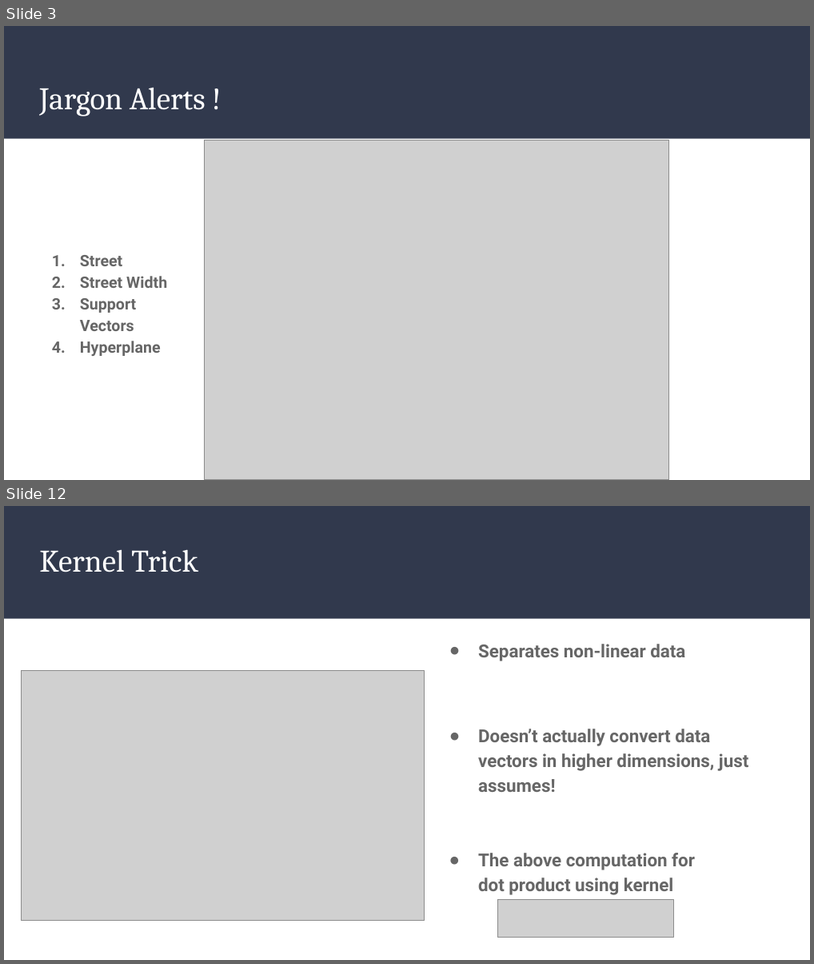
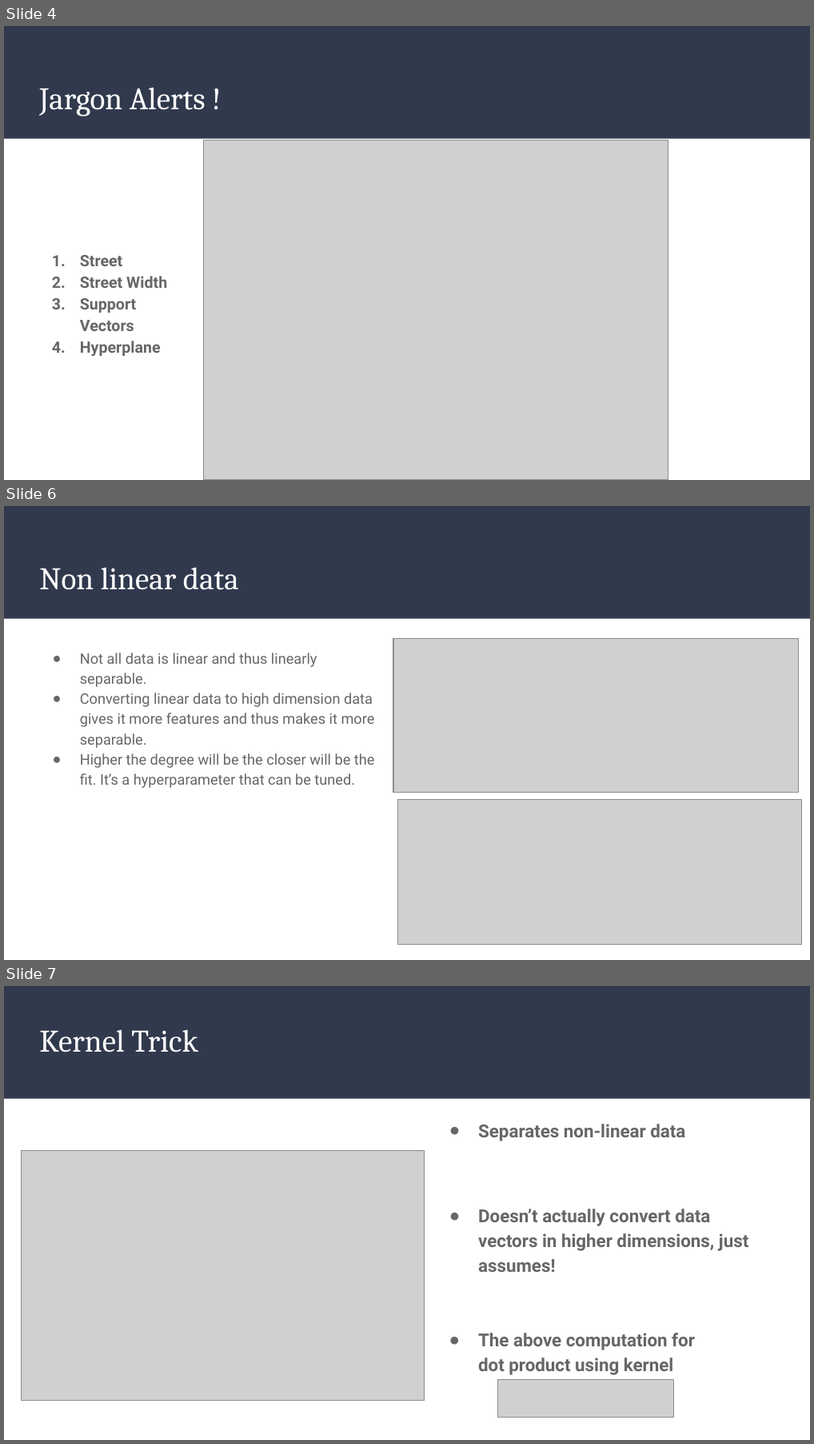
Before and after one commit to smlra-kjsce/ML-101-2021, a slide deck: SVM/Supporting the Support Vector Machines (SVMs).pptx. Shown one above the other, each under a label of ours: slides 3 and 12 before the commit, slides 4, 6 and 7 after it; the slides between them are not shown. The pictures are 814x964 and 814x1444 pixels, drawn with LibreOffice and Linux fonts; fonts in the diff are those of the drawing; grey boxes stand for pictures. Boxes give left, top, right and bottom in pixels: in the first picture for what was removed or moved away, otherwise in the second. Text is boxed around its words. In the diff, an @@ line names an element or a change of style, - is before the commit and + after.

```diff
--- a/SVM/Supporting the Support Vector Machines (SVMs).pptx
+++ b/SVM/Supporting the Support Vector Machines (SVMs).pptx
@@ slide 6 added at bbox=[4, 506, 810, 960], background #FFFFFF; not listed: 1 template element that a slide beside it also shows @@
@@ title added at bbox=[39, 567, 239, 590], 28 pt, text #FFFFFF @@
+Non linear data
@@ picture added at bbox=[394, 639, 798, 792] @@
@@ text added at bbox=[80, 652, 375, 788], 13 pt, text #666666 @@
+● Not all data is linear and thus linearly separable.
+● Converting linear data to high dimension data gives it more features and thus makes it more separable.
+● Higher the degree will be the closer will be the fit. It’s a hyperparameter that can be tuned.
@@ picture added at bbox=[398, 800, 802, 944] @@
@@ what was slide 3 is now slide 4 @@
@@ what was slide 12 is now slide 7 @@
```
Also in this commit, not shown: 1 slide changed, 3 other slides added.
